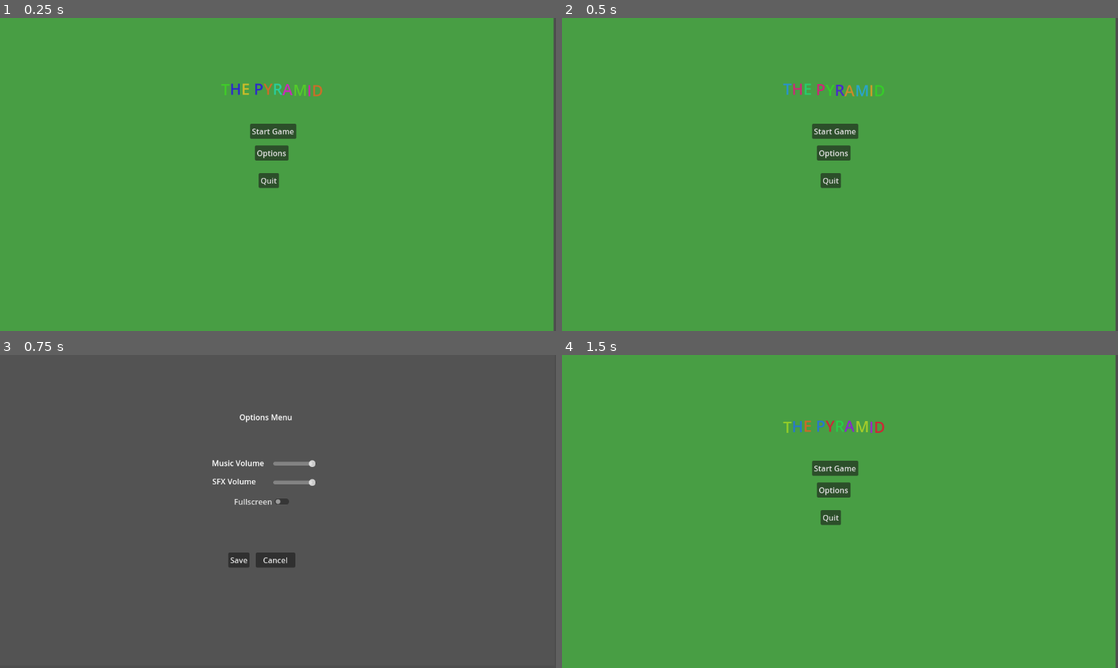
Above: before the commit, frames 1-4 (two rows, left to right).
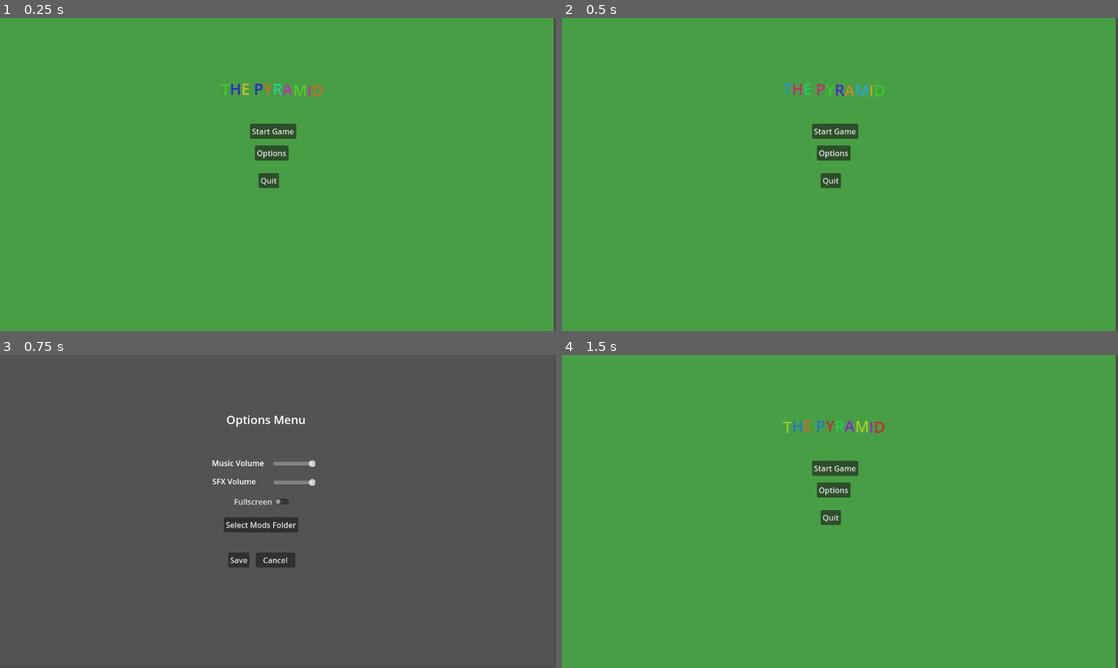
Above: after the commit, the same moments.

Repository: monochromia/PyramidGodot
Game: Godot game, scene res://Main Menu.tscn
The game is run twice, just before and just after one commit, with the same random seed, the same clock (stepped at 60 frames per second) and the same inputs.
Inputs:
- Up to frame 1 (0.25 s): no input
- Up to frame 2 (0.5 s): no input
- Up to frame 3 (0.75 s): click "Options" at 0.5 s
- Up to frame 4 (1.5 s): click "Save" at 1.25 s

Frames 1-2 are identical in both runs. In frame 3, 0.8% of the frame differs, in the area x 40-55%, y 18-57%; in frame 4, nothing differs.

Commit message:
FileDialog

Diff:
--- a/Main Menu.gd
+++ b/Main Menu.gd
@@ -4,7 +4,7 @@
 var music_volume: float = 0
 var sfx_volume: float = 0
 
-const SAVE_PATH = "user://settings.ini"
+const SAVE_PATH = "user://settings.cfg"
 
 # Called when the node enters the scene tree for the first time.
 func _ready():
--- a/Options Menu.gd
+++ b/Options Menu.gd
@@ -3,14 +3,13 @@
 var music_volume: float = 0
 var sfx_volume: float = 0
 var fullscreen: bool = false
+var mod_folder_path : String = ""
+var config := ConfigFile.new()
 
-const SAVE_PATH = "user://settings.ini"
-
+const SAVE_PATH = "user://settings.cfg"
 
 # Called when the node enters the scene tree for the first time.
 func _ready():
-	var config := ConfigFile.new()
-
 	config.load(SAVE_PATH)
 
 	if config.get_value("settings", "music_volume"):
@@ -21,6 +20,9 @@
 
 	if config.get_value("settings", "fullscreen"):
 		fullscreen = config.get_value("settings", "fullscreen")
+
+	if config.get_value("settings", "mod_folder_path"):
+		mod_folder_path = config.get_value("settings", "mod_folder_path")
 
 	$MusicVolumeSlider.set_value_no_signal(2 * (music_volume + 50))
 	$SFXVolumeSlider.set_value_no_signal(2 * (sfx_volume + 50))
@@ -34,10 +36,7 @@
 func _process(delta):
 	pass
 
-
 func _on_save_button_pressed():
-	var config := ConfigFile.new()
-
 	config.load(SAVE_PATH)
 
 	config.set_value("settings", "music_volume", music_volume)
@@ -47,7 +46,6 @@
 	config.save(SAVE_PATH)
 
 	_on_cancel_button_pressed()
-
 
 func _on_cancel_button_pressed():
 	get_tree().change_scene_to_file("res://Main Menu.tscn")
@@ -63,7 +61,6 @@
 	$SFXTestSound.volume_db = sfx_volume
 	$SFXTestSound.play()
 
-
 func _on_fullscreen_toggle_update(fullscreen_active: bool):
 	fullscreen = fullscreen_active
 
@@ -71,3 +68,13 @@
 		get_window().set_mode(Window.MODE_FULLSCREEN)
 	else:
 		get_window().set_mode(Window.MODE_WINDOWED)
+
+func _on_select_button_pressed():
+	print("Current Mod Folder Path is " + mod_folder_path)
+	$FileDialog.popup()
+
+func _on_file_dialog_dir_selected(dir):
+	mod_folder_path = dir
+	config.set_value("settings", "mod_folder_path", mod_folder_path)
+	print("Saved Mod Folder Path as " + dir)
+	config.save(SAVE_PATH)
--- a/Options Menu.tscn
+++ b/Options Menu.tscn
@@ -17,6 +17,8 @@
 offset_top = 117.0
 offset_right = 659.0
 offset_bottom = 140.0
+theme_override_font_sizes/normal_font_size = 24
+theme_override_font_sizes/bold_font_size = 24
 bbcode_enabled = true
 text = "[center]Options Menu[/center]"
 fit_content = true
@@ -82,8 +84,25 @@
 offset_bottom = 440.0
 text = "Cancel"
 
+[node name="SelectButton" type="Button" parent="."]
+offset_left = 464.0
+offset_top = 336.0
+offset_right = 618.0
+offset_bottom = 367.0
+text = "Select Mods Folder"
+
+[node name="FileDialog" type="FileDialog" parent="."]
+initial_position = 1
+title = "Open a Directory"
+size = Vector2i(450, 450)
+ok_button_text = "Select Current Folder"
+file_mode = 2
+access = 2
+
 [connection signal="value_changed" from="MusicVolumeSlider" to="." method="_on_music_volume_slider_update"]
 [connection signal="value_changed" from="SFXVolumeSlider" to="." method="_on_sfx_volume_slider_update"]
 [connection signal="toggled" from="FullscreenToggle" to="." method="_on_fullscreen_toggle_update"]
 [connection signal="pressed" from="SaveButton" to="." method="_on_save_button_pressed"]
 [connection signal="pressed" from="CancelButton" to="." method="_on_cancel_button_pressed"]
+[connection signal="pressed" from="SelectButton" to="." method="_on_select_button_pressed"]
+[connection signal="dir_selected" from="FileDialog" to="." method="_on_file_dialog_dir_selected"]
--- a/Pack Select.gd
+++ b/Pack Select.gd
@@ -3,8 +3,9 @@
 var fullscreen: bool = false
 var music_volume: float = 0
 var sfx_volume: float = 0
+var mod_folder_path : String = ""
 
-const SAVE_PATH = "user://settings.ini"
+const SAVE_PATH = "user://settings.cfg"
 
 
 # Called when the node enters the scene tree for the first time.
@@ -22,6 +23,9 @@
 	if config.get_value("settings", "fullscreen"):
 		fullscreen = config.get_value("settings", "fullscreen")
 
+	if config.get_value("settings", "mod_folder_path"):
+		mod_folder_path = config.get_value("settings", "mod_folder_path")
+
 	$BGM.volume_db = music_volume
 	$BGM.play()
 
--- a/card_flip_scene_head.tscn
+++ b/card_flip_scene_head.tscn
@@ -52,6 +52,6 @@
 offset_right = 905.0
 offset_bottom = 107.0
 bbcode_enabled = true
-text = "[center]Name Generator[/center]"
+text = "[center]NAME GENERATOR[/center]"
 fit_content = true
 scroll_active = false
--- a/project.godot
+++ b/project.godot
@@ -12,7 +12,7 @@
 
 config/name="PyramidGodot"
 run/main_scene="res://Main Menu.tscn"
-config/features=PackedStringArray("4.1", "GL Compatibility")
+config/features=PackedStringArray("4.0", "GL Compatibility")
 config/icon="res://icon.svg"
 
 [display]
